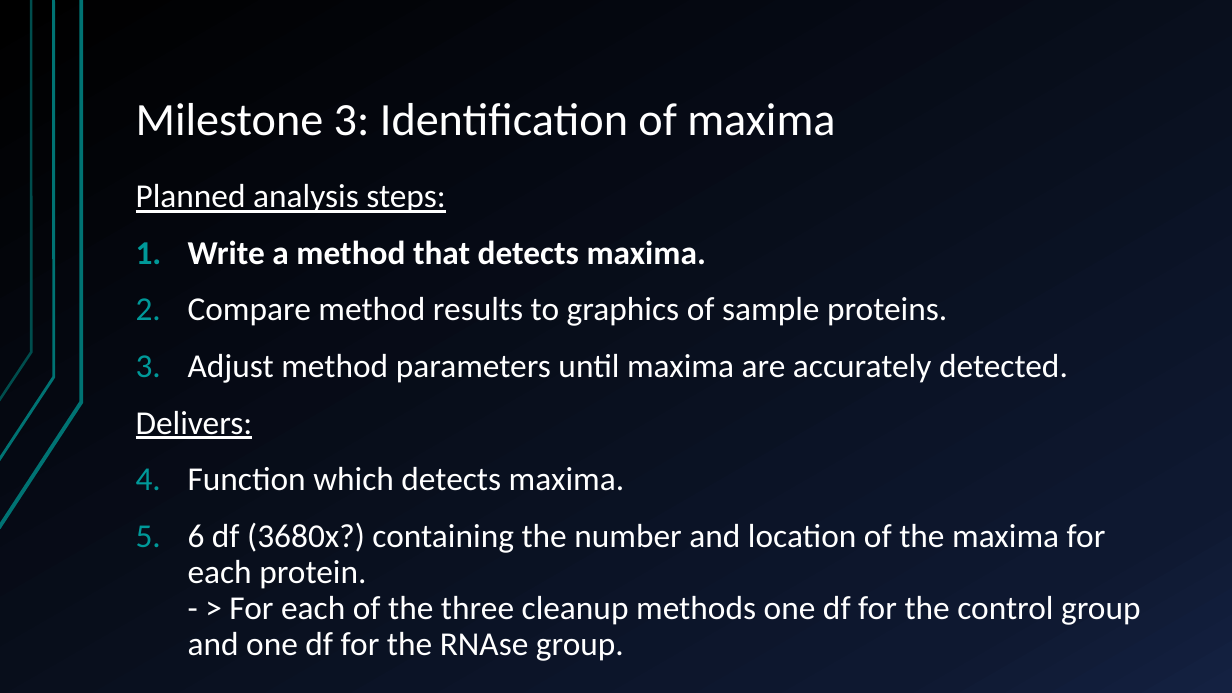
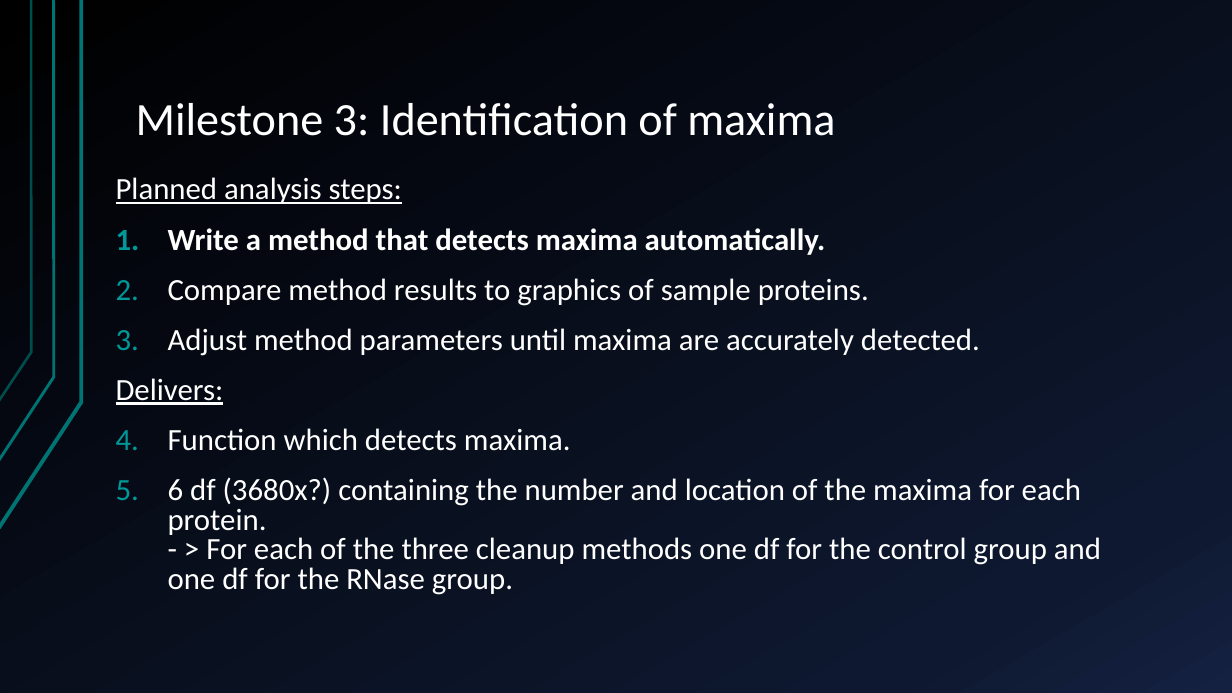
Before and after one commit to AlexandraKummer/2021-topic-03-team-04, a slide deck: slide 14 of Project proposal.pptx (slide 11 before the commit). Drawn at 1232x693 pixels with LibreOffice and Linux fonts; fonts in the diff are those of the drawing. Boxes give left, top, right and bottom in pixels: in the first picture for what was removed or moved away, otherwise in the second. Text is boxed around its words. In the diff, an @@ line names an element or a change of style, - is before the commit and + after.

```diff
--- a/Project proposal.pptx
+++ b/Project proposal.pptx
@@ text "Planned analysis steps:": place and size @@
-text "Planned analysis steps:" at [136,184,1140,661]
+text "Planned analysis steps:" at [116,177,1101,595]
@@ text at [116,177,980,451]: size 26 to 24.1 pt in "Planned analysis steps:", "Compare method results to graphics of sample ...", "Adjust method parameters until maxima are accurately ...", "Delivers:" and 1 more places; line spacing 0.9 to 0.8 @@
@@ text at [168,228,826,255]: text changed; size 26 to 24.1 pt @@
-1. Write a method that detects maxima.
+1. Write a method that detects maxima automatically.
@@ text at [168,477,1101,595]: text changed; size 26 to 24.1 pt @@
-2. 6 df (3680x?) containing the number and location of the maxima for each protein.
-   - > For each of the three cleanup methods one df for the control group and one df for the RNAse group.
+2. 6 df (3680x?) containing the number and location of the maxima for each protein.
+   - > For each of the three cleanup methods one df for the control group and one df for the RNase group.
```
Also in this commit, not shown: 12 other slides changed, 5 slides added, 3 slides removed.
